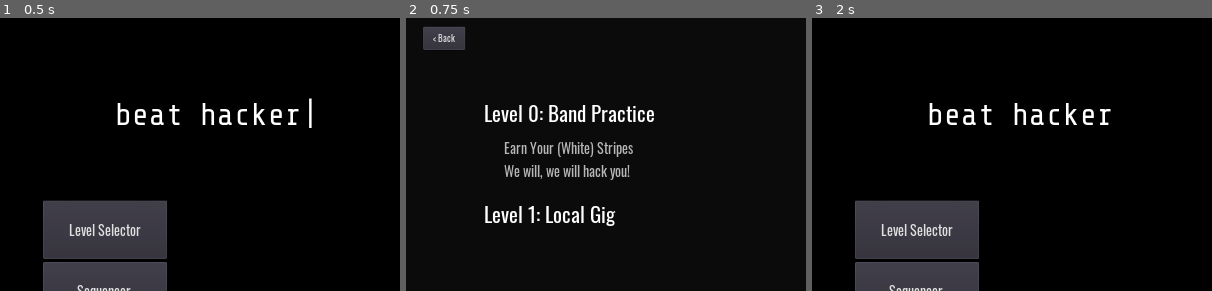
Above: before the commit, frames 1-3 (left to right).
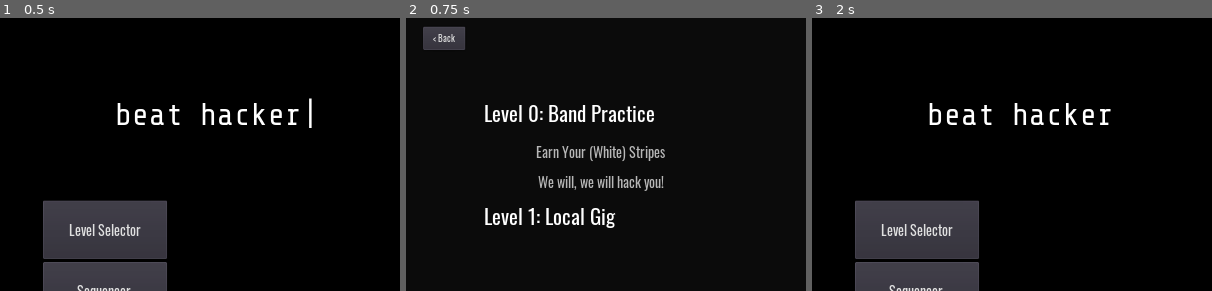
Above: after the commit, the same moments.

Repository: mdructor/beat_hacker
Game: Godot game, scene res://Assets/Scenes/MainMenu.tscn
The game is run twice, just before and just after one commit, with the same random seed, the same clock (stepped at 60 frames per second) and the same inputs.
Inputs:
- Up to frame 1 (0.5 s): no input
- Up to frame 2 (0.75 s): click "Level Selector" at 0.5 s
- Up to frame 3 (2 s): click "< Back" at 1.25 s
The pictures show only the part of the screen within x 0-50%, y 0-50%; the shares and areas given below are measured in that part.

Frame 1 is identical in both runs. In frame 2, 3.4% of the frame differs, in the area x 19-65%, y 45-77%; in frame 3, nothing differs.

Commit message:
Level select coming around

Diff:
--- a/Assets/Scenes/LevelSelect.tscn
+++ b/Assets/Scenes/LevelSelect.tscn
@@ -7,6 +7,8 @@
 
 [sub_resource type="Theme" id=1]
 
+[sub_resource type="StyleBoxEmpty" id=2]
+
 [sub_resource type="StyleBoxEmpty" id=3]
 
 [sub_resource type="StyleBoxEmpty" id=4]
@@ -15,12 +17,10 @@
 
 [sub_resource type="StyleBoxEmpty" id=6]
 
-[sub_resource type="StyleBoxEmpty" id=2]
-
 [node name="LevelSelect" type="Node2D"]
 script = ExtResource( 1 )
 
-[node name="ColorRect" type="ColorRect" parent="."]
+[node name="Background" type="ColorRect" parent="."]
 margin_right = 1028.0
 margin_bottom = 703.0
 color = Color( 0.0431373, 0.0431373, 0.0431373, 1 )
@@ -28,36 +28,28 @@
 [node name="LevelLabel" type="Label" parent="."]
 margin_left = -307.67
 margin_top = 11.7856
-margin_right = -10.6698
-margin_bottom = 54.7856
+margin_right = -10.67
+margin_bottom = 61.7856
+rect_min_size = Vector2( 280, 50 )
 custom_fonts/font = ExtResource( 2 )
 text = "Level 0: Band Practice (0 / 2)"
 
-[node name="BeatLabel" type="Button" parent="."]
+[node name="BeatButton" type="Button" parent="."]
 margin_left = -306.0
 margin_top = 83.0
 margin_right = -25.0
 margin_bottom = 117.0
+rect_min_size = Vector2( 280, 35 )
 theme = SubResource( 1 )
-custom_styles/hover = SubResource( 3 )
-custom_styles/pressed = SubResource( 4 )
-custom_styles/focus = SubResource( 5 )
-custom_styles/disabled = SubResource( 6 )
-custom_styles/normal = SubResource( 2 )
+custom_styles/hover = SubResource( 2 )
+custom_styles/pressed = SubResource( 3 )
+custom_styles/focus = SubResource( 4 )
+custom_styles/disabled = SubResource( 5 )
+custom_styles/normal = SubResource( 6 )
 custom_fonts/font = ExtResource( 3 )
 custom_colors/font_color = Color( 0.717647, 0.717647, 0.717647, 1 )
 toggle_mode = true
 text = "Earn Your (White) Stripes - (NC)"
-align = 0
-
-[node name="Label3" type="Label" parent="."]
-margin_left = -279.428
-margin_top = 98.9603
-margin_right = -69.4282
-margin_bottom = 126.96
-custom_fonts/font = ExtResource( 3 )
-custom_colors/font_color = Color( 0.717647, 0.717647, 0.717647, 1 )
-text = "We will, we will hack you! - (NC)"
 
 [node name="BackButton" type="Button" parent="."]
 margin_left = 22.1333
@@ -66,4 +58,19 @@
 margin_bottom = 41.4133
 custom_fonts/font = ExtResource( 4 )
 text = "< Back"
+
+[node name="ScrollContainer" type="ScrollContainer" parent="."]
+margin_left = 100.0
+margin_top = 100.0
+margin_right = 117.0
+margin_bottom = 115.0
+rect_min_size = Vector2( 300, 500 )
+scroll_horizontal_enabled = false
+
+[node name="VBoxContainer" type="VBoxContainer" parent="ScrollContainer"]
+margin_right = 300.0
+margin_bottom = 500.0
+rect_min_size = Vector2( 300, 500 )
+
+[node name="SamplePlayer" type="AudioStreamPlayer" parent="."]
 [connection signal="pressed" from="BackButton" to="." method="_on_BackButton_pressed"]
--- a/Assets/Scripts/LevelData.gd
+++ b/Assets/Scripts/LevelData.gd
@@ -7,6 +7,7 @@
 class Beat:
 	var _name
 	var _beat_data
+	var _sample_path = ""
 
 var _levels
 
@@ -16,6 +17,7 @@
 	self._levels[0]._name = "Band Practice"
 	var beat1 = Beat.new()
 	beat1._name = "Earn Your (White) Stripes"
+	beat1._sample_path = "whitestripessample.wav"
 	self._levels[0]._beats.append(beat1)
 	var beat2 = Beat.new()
 	beat2._name = "We will, we will hack you!"
--- a/Assets/Scripts/LevelSelect.gd
+++ b/Assets/Scripts/LevelSelect.gd
@@ -2,34 +2,38 @@
 
 onready var levelData = load("res://Assets/Scripts/LevelData.gd").new()
 
-var selectionLabels = []
+var levelLabels = []
+var beatButtons = []
 
 func _ready():
 	var i = 0
-	var y = 100
 	for level in levelData._levels:
 		var levelLabel = get_node("LevelLabel").duplicate()
 		levelLabel.text = "Level " + str(i) + ": " + level._name
-		levelLabel.rect_position = Vector2(100, y)
 		levelLabel.show()
-		add_child(levelLabel)
-		selectionLabels.append(selectionLabels)
-		y += 50
+		get_node("ScrollContainer/VBoxContainer").add_child(levelLabel)
+		levelLabels.append(levelLabels)
 		for beat in level._beats:
-			var beatLabel = get_node("BeatLabel").duplicate()
-			beatLabel.text = beat._name
-			beatLabel.rect_position = Vector2(125, y)
-			beatLabel.connect("pressed", self, "_on_BeatLabel_gui_input")
-			beatLabel.show()
-			add_child(beatLabel)
-			selectionLabels.append(beatLabel)
-			y += 30
-		y += 20
+			var beatBtn = get_node("BeatButton").duplicate()
+			beatBtn.text = beat._name
+			beatBtn.connect("pressed", self, "_on_BeatLabel_gui_input", [beat, beatBtn])
+			beatBtn.show()
+			get_node("ScrollContainer/VBoxContainer").add_child(beatBtn)
+			beatButtons.append(beatBtn)
 		i += 1
 
 func _on_BackButton_pressed():
 	get_tree().change_scene("res://Assets/Scenes/MainMenu.tscn")
 
 
-func _on_BeatLabel_gui_input():
-	get_tree().change_scene("res://Assets/Scenes/LevelView.tscn")
+func _on_BeatLabel_gui_input(beat, selected_btn):
+	selected_btn.pressed = true
+	for btn in beatButtons:
+		if selected_btn != btn:
+			btn.pressed = false
+
+	get_node("SamplePlayer").stop()
+	if beat._sample_path != "":
+		var beat_sample = load("res://Assets/Sounds/beatsamples/" + beat._sample_path)
+		get_node("SamplePlayer").stream = beat_sample
+		get_node("SamplePlayer").play()
Not shown, added: Assets/Sounds/beatsamples/whitestripessample.wav.import
Not shown, added: Assets/Sounds/beatsamples/whitestripessample.wav
